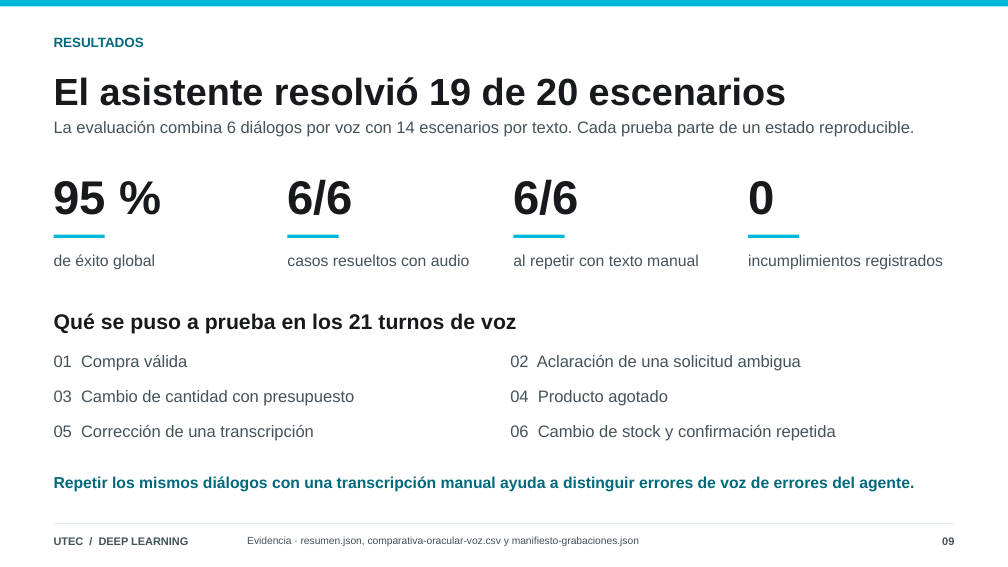
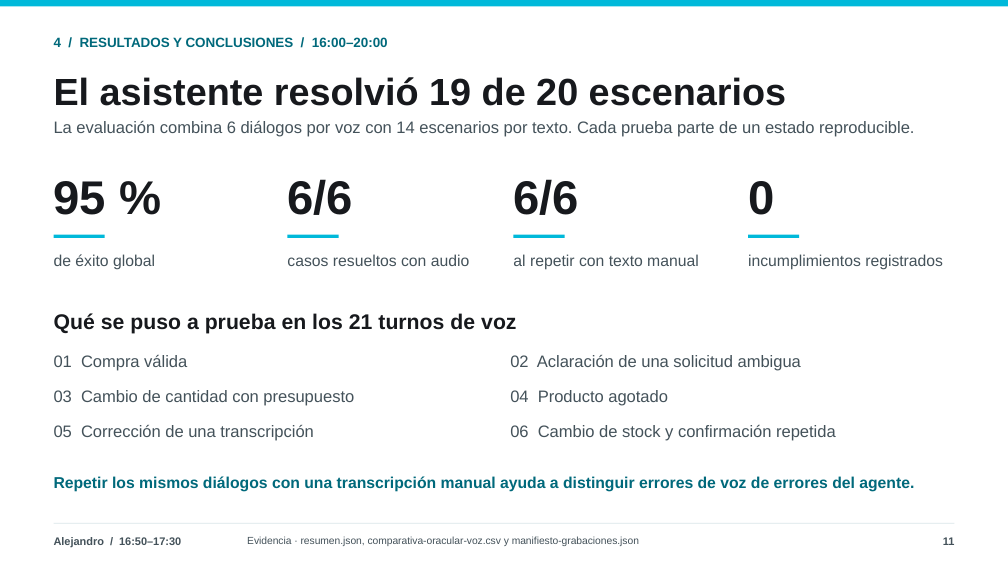
Before and after one commit to josenomberto/UTEC-CDIAV3-MCD8016, a slide deck: slide 11 of Proyecto 4/Presentación Laboratorio 4 - UTEC - con evidencias.pptx (slide 9 before the commit). Drawn at 1008x567 pixels with LibreOffice and Linux fonts; fonts in the diff are those of the drawing. Boxes give left, top, right and bottom in pixels: in the first picture for what was removed or moved away, otherwise in the second. Text is boxed around its words. In the diff, an @@ line names an element or a change of style, - is before the commit and + after.

```diff
--- a/Proyecto 4/Presentación Laboratorio 4 - UTEC - con evidencias.pptx
+++ b/Proyecto 4/Presentación Laboratorio 4 - UTEC - con evidencias.pptx
@@ text at (54, 37, 388, 47): text changed @@
-RESULTADOS
+4 / RESULTADOS Y CONCLUSIONES / 16:00–20:00
@@ text at (54, 537, 181, 547): text changed @@
-UTEC / DEEP LEARNING
+Alejandro / 16:50–17:30
@@ text at (943, 537, 955, 545): text changed @@
-09
+11
```
Also in this commit, not shown: 6 other slides changed, 7 slides added, 5 slides removed, 1 other file.
